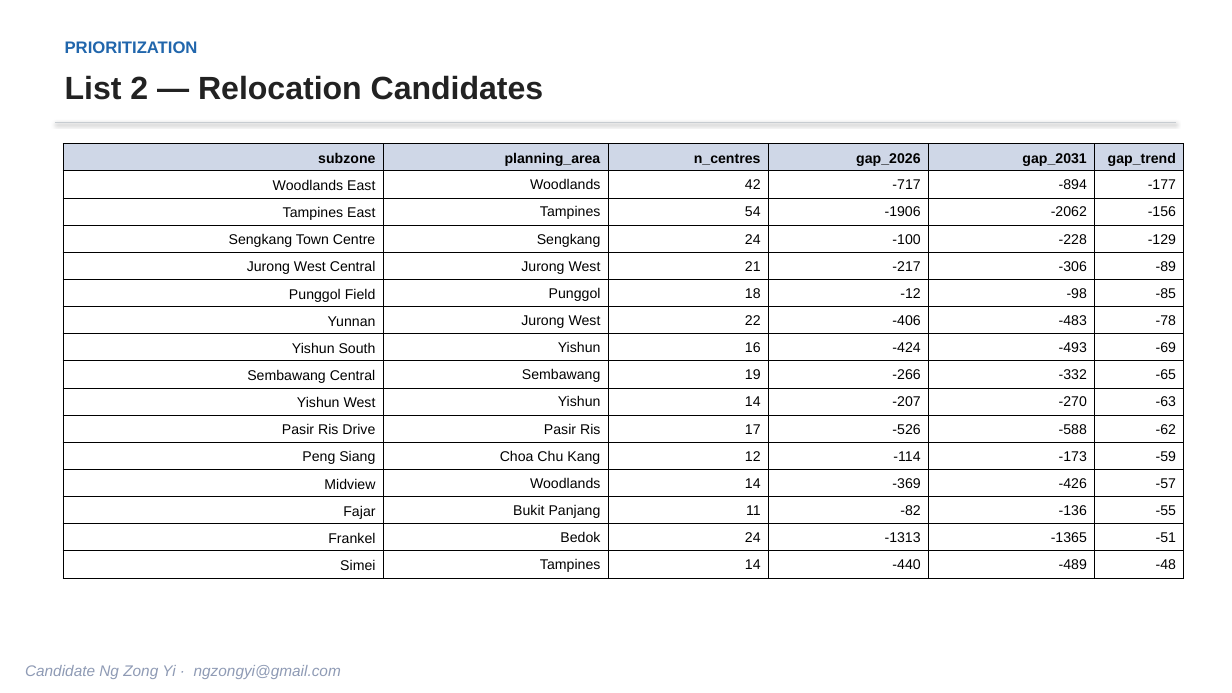
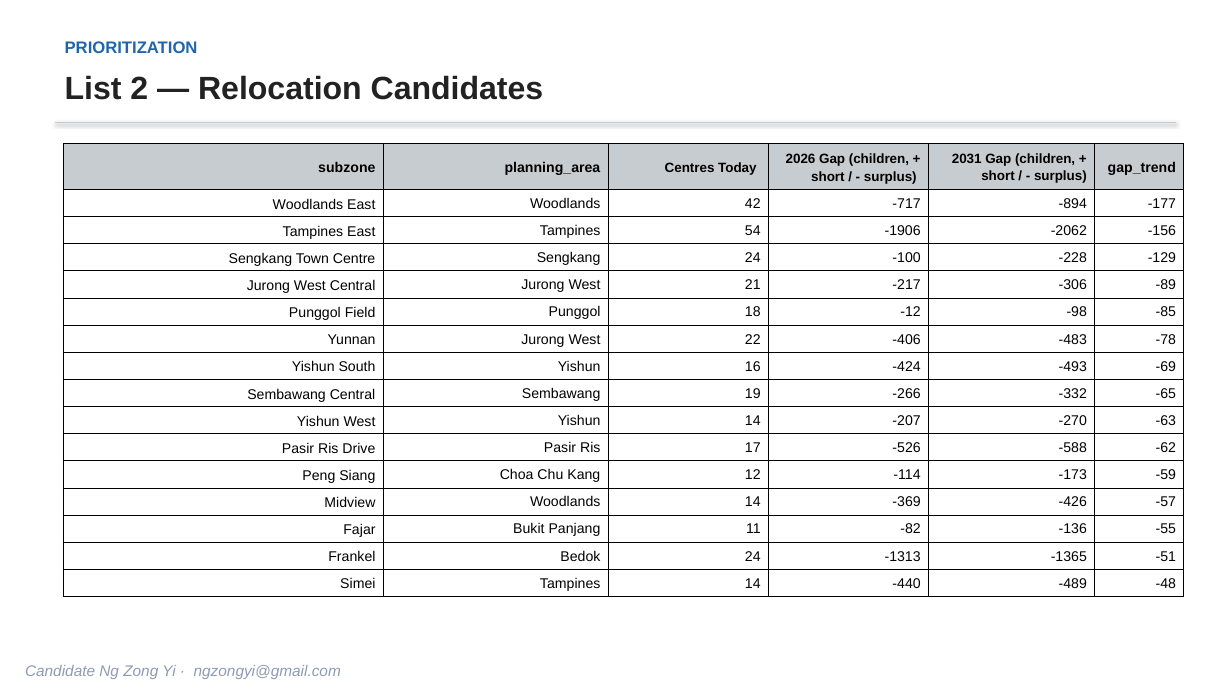
Before and after one commit to ngzongyi/govtech_geospatial, a slide deck: slide 12 of section-2-case-study/slides/preschool_demand_supply_slides.pptx. Drawn at 1232x693 pixels with LibreOffice and Linux fonts; fonts in the diff are those of the drawing. Boxes give left, top, right and bottom in pixels: in the first picture for what was removed or moved away, otherwise in the second. Text is boxed around its words. In the diff, an @@ line names an element or a change of style, - is before the commit and + after.

```diff
--- a/section-2-case-study/slides/preschool_demand_supply_slides.pptx
+++ b/section-2-case-study/slides/preschool_demand_supply_slides.pptx
@@ table at box(63, 144, 1184, 595) @@
-row 1: subzone | planning_area | n_centres | gap_2026 | gap_2031 | gap_trend
+row 1: subzone | planning_area | Centres Today | 2026 Gap (children, + short / - surplus) | 2031 Gap (children, + short / - surplus) | gap_trend
@@ fill #CFD7E7 to #C7CCD1 in row 1 @@
```
Also in this commit, not shown: 3 other slides changed, 1 slide added, 3 other files.
